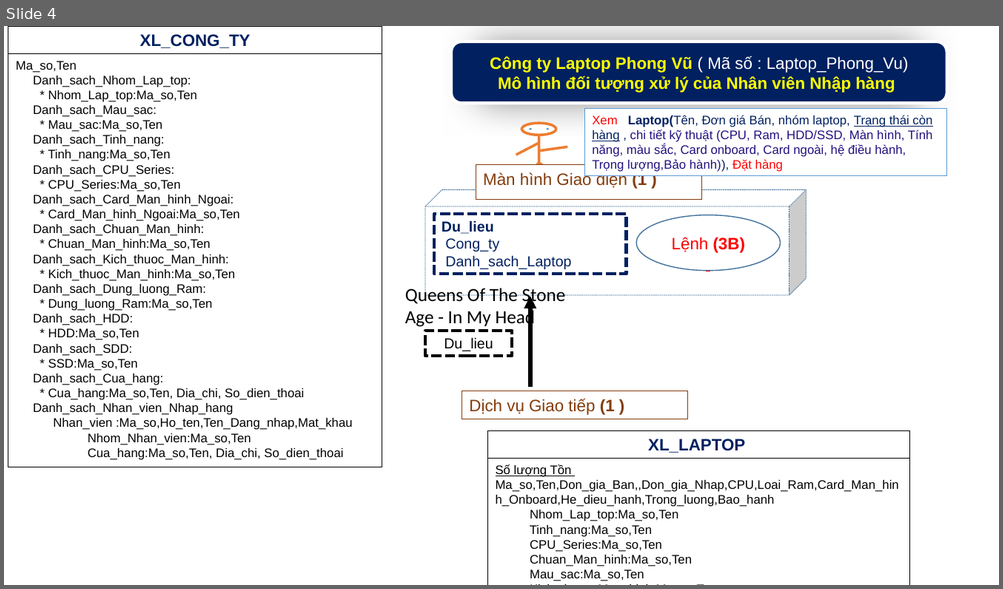
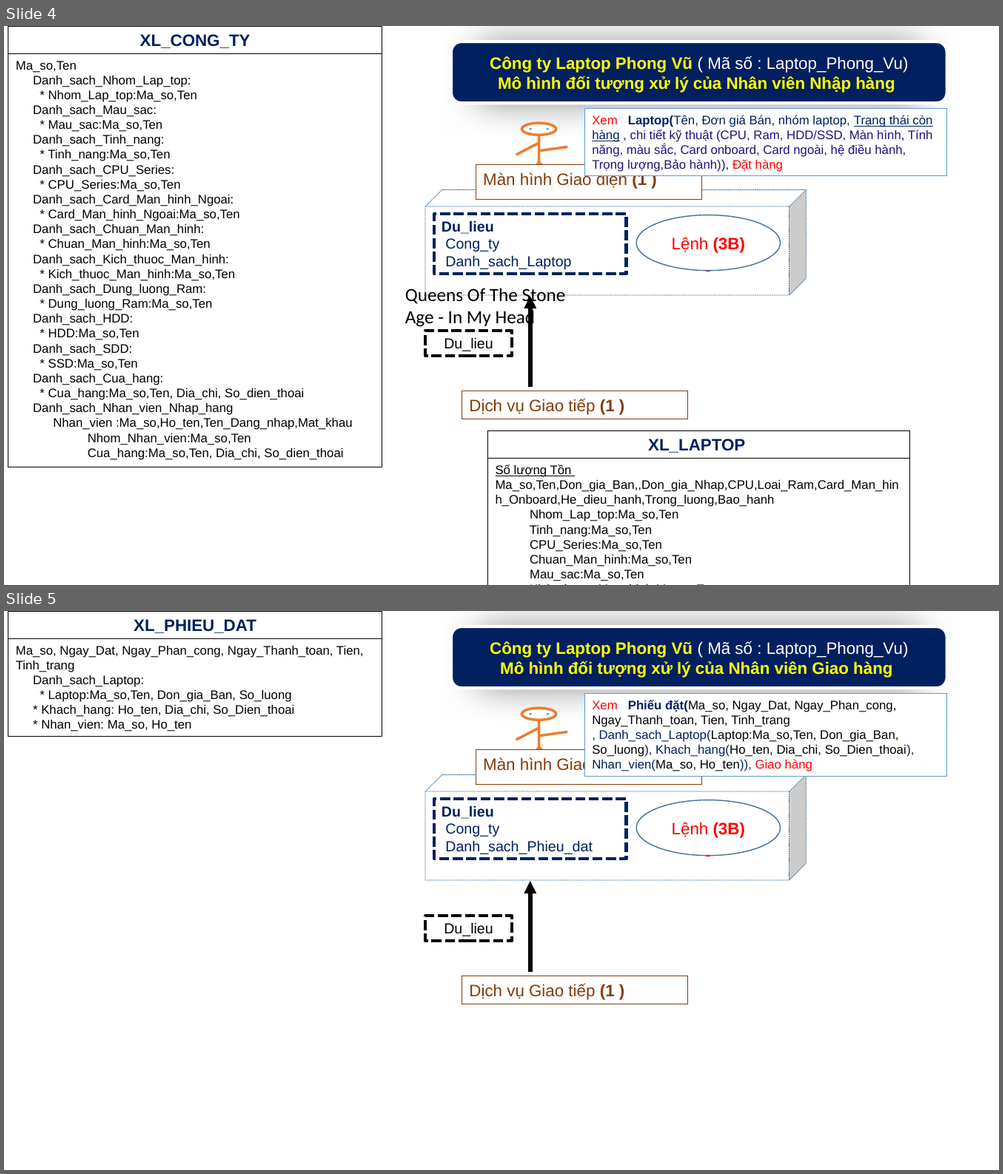
Before and after one commit to phkhuong/cnxml_doan, a slide deck: Laptop_Phong_Vu_Mo_hinh_Doi_tuong.pptx. Shown one above the other, each under a label of ours: slide 4 before the commit, slides 4 and 5 after it. The pictures are 1003x589 and 1003x1174 pixels, drawn with LibreOffice and Linux fonts; fonts in the diff are those of the drawing. Boxes give left, top, right and bottom in pixels: in the first picture for what was removed or moved away, otherwise in the second. Text is boxed around its words. In the diff, an @@ line names an element or a change of style, - is before the commit and + after.

Commit message:
Cap nhat mo hinh doi tuong Nhan_vien_Giao_hang

```diff
--- a/Laptop_Phong_Vu_Mo_hinh_Doi_tuong.pptx
+++ b/Laptop_Phong_Vu_Mo_hinh_Doi_tuong.pptx
@@ slide 5 added at <box>4,611,999,1170</box>, background #FFFFFF @@
@@ rectangle added at <box>8,611,381,638</box>, outline #000000 0.75 pt, 16 pt, text #002060, bold @@
+XL_PHIEU_DAT
@@ rounded rectangle added at <box>451,627,946,689</box>, fill #002060, outline #FFFFFF 3 pt, 16 pt, text #FFFF00, bold @@
+Công ty Laptop Phong Vũ ( Mã số : Laptop_Phong_Vu)
+Mô hình đối tượng xử lý của Nhân viên Giao hàng
@@ rectangle added at <box>8,638,381,736</box>, outline #000000 0.75 pt, 12 pt, text #000000 @@
+Ma_so, Ngay_Dat, Ngay_Phan_cong, Ngay_Thanh_toan, Tien, Tinh_trang
+Danh_sach_Laptop:
+* Laptop:Ma_so,Ten, Don_gia_Ban, So_luong
+* Khach_hang: Ho_ten, Dia_chi, So_Dien_thoai
+* Nhan_vien: Ma_so, Ho_ten
@@ rectangle added at <box>584,694,946,777</box>, fill #FFFFFF, outline #5B9BD5 0.75 pt, 12 pt, text #000000 @@
+Xem Phiếu đặt(Ma_so, Ngay_Dat, Ngay_Phan_cong, Ngay_Thanh_toan, Tien, Tinh_trang
+, Danh_sach_Laptop(Laptop:Ma_so,Ten, Don_gia_Ban, So_luong), Khach_hang(Ho_ten, Dia_chi, So_Dien_thoai), Nhan_vien(Ma_so, Ho_ten)), Giao hàng
@@ group added at <box>516,708,567,760</box>: 5 lines, 3 ellipses @@
@@ rectangle added at <box>475,750,701,785</box>, fill #FFFFFF, outline #843C0B 0.75 pt, 16 pt, text #843C0B @@
+Màn hình Giao diện (1 )
@@ cube added at <box>426,775,806,880</box>, fill #FFFFFF, outline #43739E 0.5 pt dashed @@
@@ rectangle added at <box>434,799,626,860</box>, fill #FFFFFF, outline #002060 3.25 pt dashed, 14 pt, text #002060 @@
+Du_lieu
+Cong_ty
+Danh_sach_Phieu_dat
@@ ellipse added at <box>636,800,780,856</box>, fill #FFFFFF, outline #43739E 1 pt, 16 pt, text #FF0000 @@
+Lệnh (3B)
@@ arrow added from (530, 972) to (530, 881), #000000 4 pt @@
@@ rectangle added at <box>426,916,512,942</box>, fill #FFFFFF, outline #000000 3.25 pt dashed, 14 pt, text #000000 @@
+Du_lieu
@@ rectangle added at <box>462,977,688,1004</box>, fill #FFFFFF, outline #843C0B 0.75 pt, 16 pt, text #843C0B @@
+Dịch vụ Giao tiếp (1 )
```
